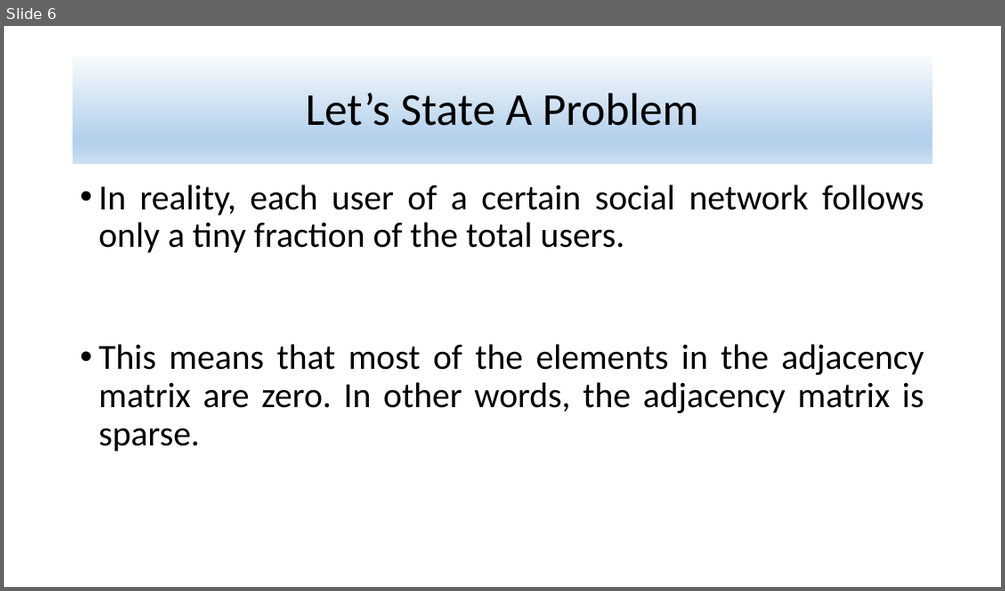
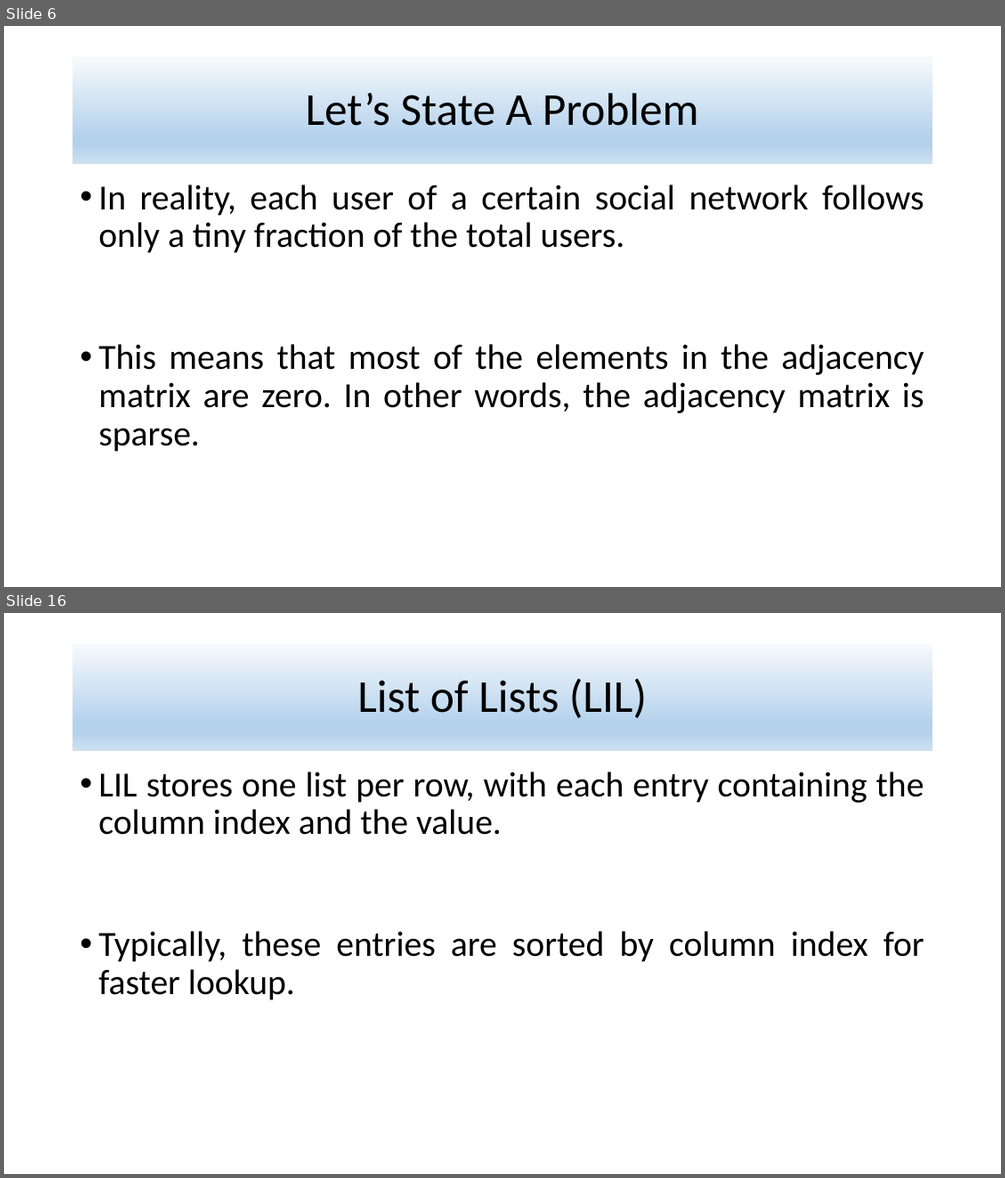
Before and after one commit to alijfri99/presentations, a slide deck: Data Mining Presentation.pptx. Shown one above the other, each under a label of ours: slide 6 before the commit, slides 6 and 16 after it; the slides between them are not shown. The pictures are 1005x591 and 1005x1178 pixels, drawn with LibreOffice and Linux fonts; fonts in the diff are those of the drawing. Boxes give left, top, right and bottom in pixels: in the first picture for what was removed or moved away, otherwise in the second. Text is boxed around its words. In the diff, an @@ line names an element or a change of style, - is before the commit and + after.

Commit message:
Finished list of lists.

```diff
--- a/Data Mining Presentation.pptx
+++ b/Data Mining Presentation.pptx
@@ slide 16 added at box(4, 613, 1001, 1174), background #FFFFFF @@
@@ title added at box(73, 643, 933, 751), fill gradient #F7FAFD to #B5D2EC to #CEE1F2, 44 pt, text #000000 @@
+List of Lists (LIL)
@@ text added at box(98, 771, 924, 1000), 34 pt, text #000000 @@
+• LIL stores one list per row, with each entry containing the column index and the value.
+• Typically, these entries are sorted by column index for faster lookup.
```
Also in this commit, not shown: 5 slides changed, 7 other slides added.
